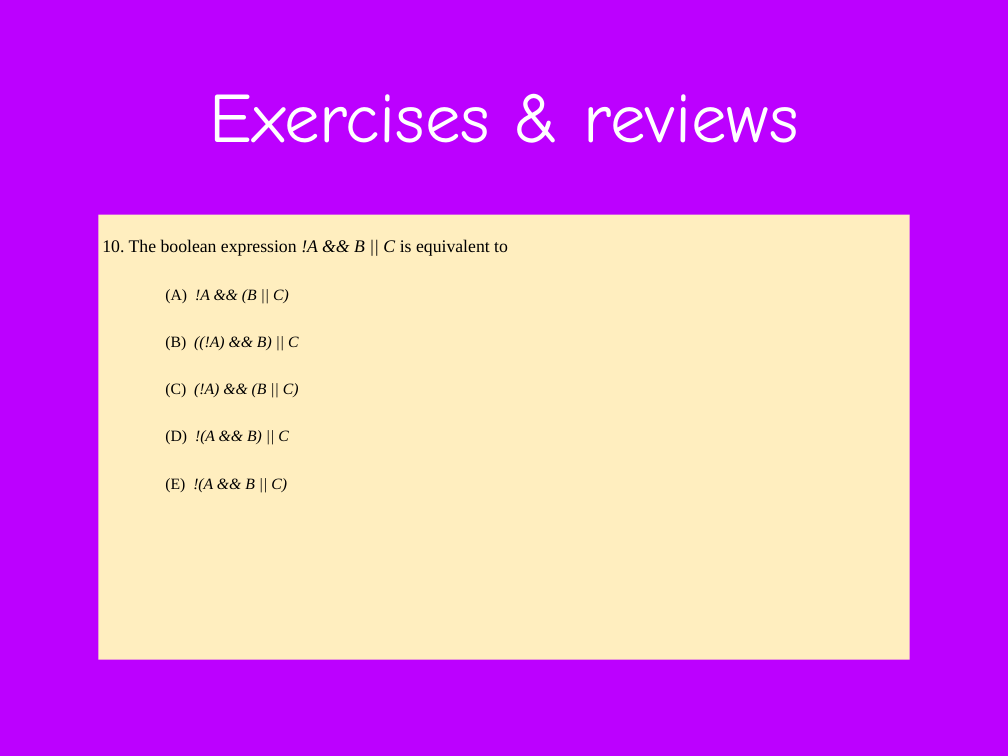
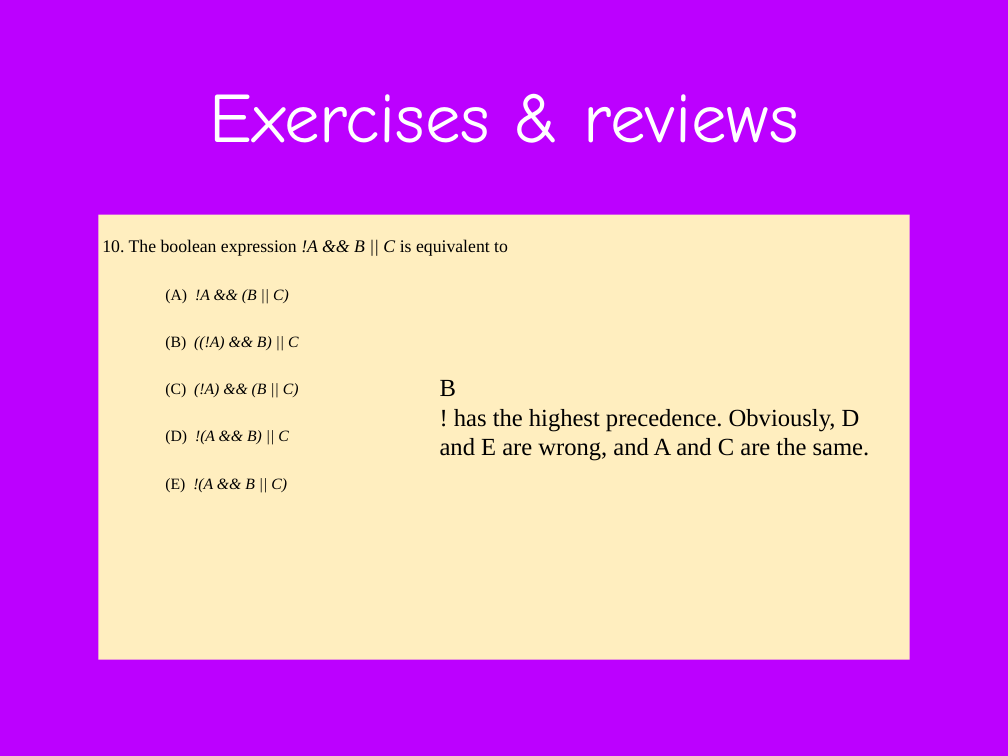
Before and after one commit to difficultcho/AP-A-2018.01.27--, a slide deck: slide 50 of AP计算机A-2018.01.27-张淼.pptx (slide 49 before the commit). Drawn at 1008x756 pixels with LibreOffice and Linux fonts; fonts in the diff are those of the drawing; background and template pictures are left out. Boxes give left, top, right and bottom in pixels: in the first picture for what was removed or moved away, otherwise in the second. Text is boxed around its words. In the diff, an @@ line names an element or a change of style, - is before the commit and + after.

```diff
--- a/AP计算机A-2018.01.27-张淼.pptx
+++ b/AP计算机A-2018.01.27-张淼.pptx
@@ text added at (x1=440, y1=380, x2=870, y2=461), 25 pt, text #000000 @@
+B
+! has the highest precedence. Obviously, D
+and E are wrong, and A and C are the same.
```
Also in this commit, not shown: 32 other slides changed, 2 slides added.
